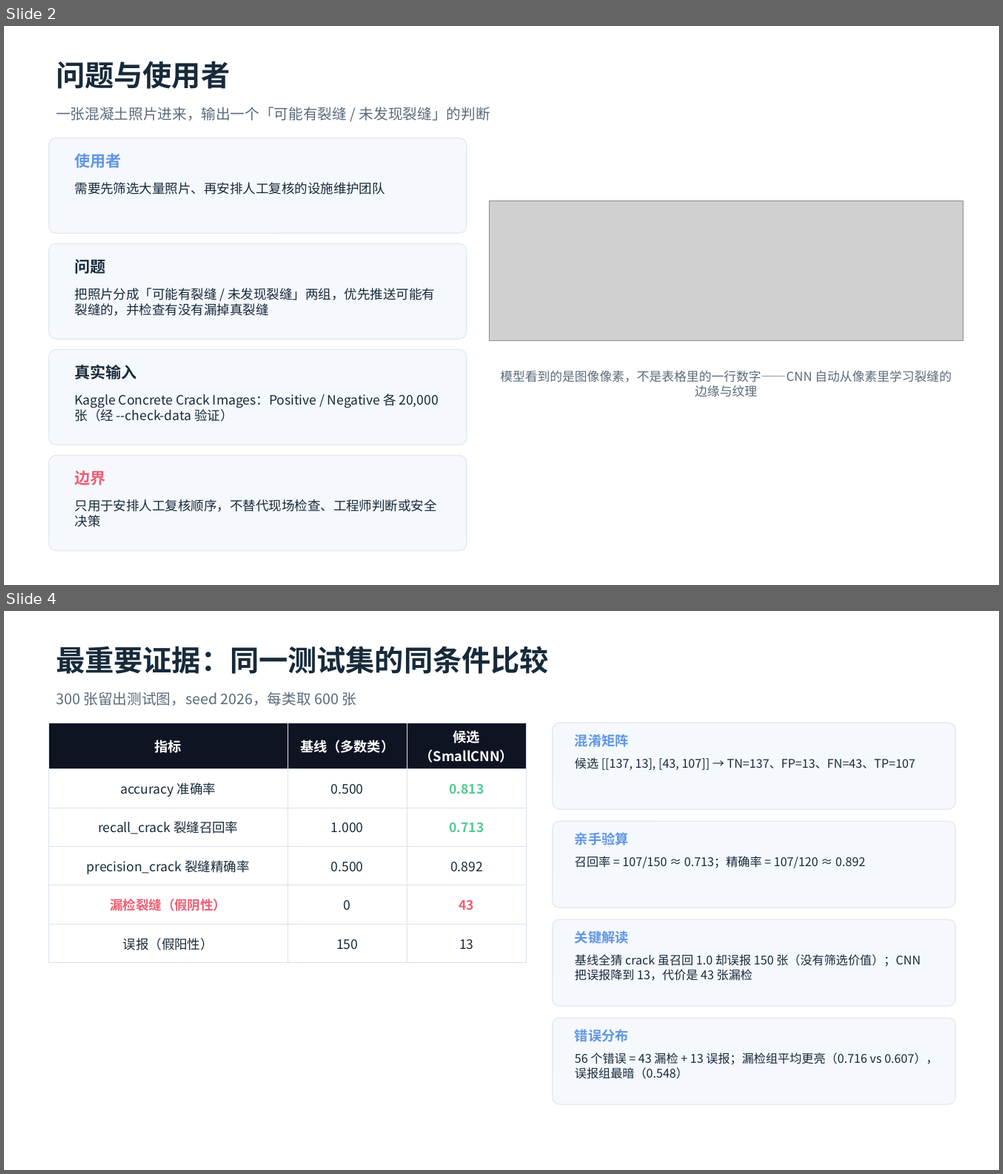
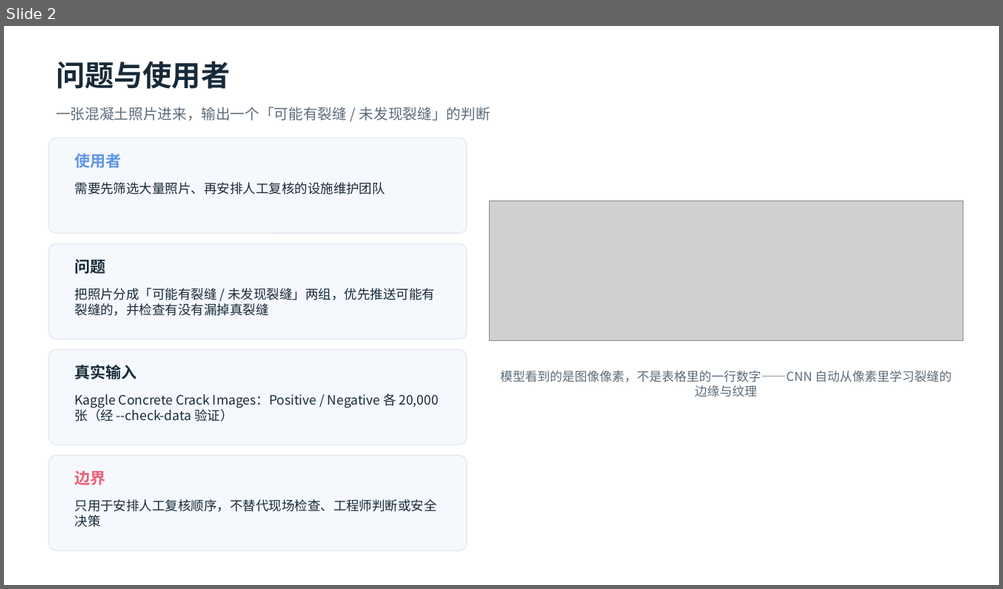
Before and after one commit to nakanonino123666-beep/ai-camp-2026-d2-Caihuanxin-U202412799, a slide deck: presentation.pptx. Shown one above the other, each under a label of ours: slides 2 and 4 before the commit, slide 2 after it; the slides between them are not shown. The pictures are 1003x1174 and 1003x589 pixels, drawn with LibreOffice and Linux fonts; fonts in the diff are those of the drawing; grey boxes stand for pictures. Boxes give left, top, right and bottom in pixels: in the first picture for what was removed or moved away, otherwise in the second. Text is boxed around its words. In the diff, an @@ line names an element or a change of style, - is before the commit and + after.

```diff
--- a/presentation.pptx
+++ b/presentation.pptx
@@ slide 4 removed at [4, 611, 999, 1170], background #FFFFFF @@
@@ text removed at [56, 646, 548, 674] @@
-最重要证据：同一测试集的同条件比较
@@ text removed at [56, 692, 356, 706] @@
-300 张留出测试图，seed 2026，每类取 600 张
@@ table removed at [48, 723, 526, 954], 6 rows, 3 columns @@
-指标 | 基线（多数类） | 候选（SmallCNN）
-accuracy 准确率 | 0.500 | 0.813
-recall_crack 裂缝召回率 | 1.000 | 0.713
-precision_crack 裂缝精确率 | 0.500 | 0.892
-漏检裂缝（假阴性） | 0 | 43
-误报（假阳性） | 150 | 13
@@ rounded rectangle removed at [552, 723, 956, 809] @@
@@ text removed at [575, 735, 629, 747] @@
-混淆矩阵
@@ text removed at [575, 758, 916, 770] @@
-候选 [[137, 13], [43, 107]] → TN=137、FP=13、FN=43、TP=107
@@ rounded rectangle removed at [552, 821, 956, 908] @@
@@ text removed at [575, 832, 629, 846] @@
-亲手验算
@@ text removed at [575, 856, 865, 869] @@
-召回率 = 107/150 ≈ 0.713；精确率 = 107/120 ≈ 0.892
@@ rounded rectangle removed at [552, 920, 956, 1006] @@
@@ text removed at [575, 931, 629, 944] @@
-关键解读
@@ text removed at [575, 954, 920, 981] @@
-基线全猜 crack 虽召回 1.0 却误报 150 张（没有筛选价值）；CNN 把误报降到 13，代价是 43 张漏检
@@ rounded rectangle removed at [552, 1019, 956, 1105] @@
@@ text removed at [575, 1029, 629, 1042] @@
-错误分布
@@ text removed at [575, 1053, 938, 1079] @@
-56 个错误 = 43 漏检 + 13 误报；漏检组平均更亮（0.716 vs 0.607），误报组最暗（0.548）
```
Also in this commit, not shown: 3 slides changed, 1 slide added, 6 other files.
